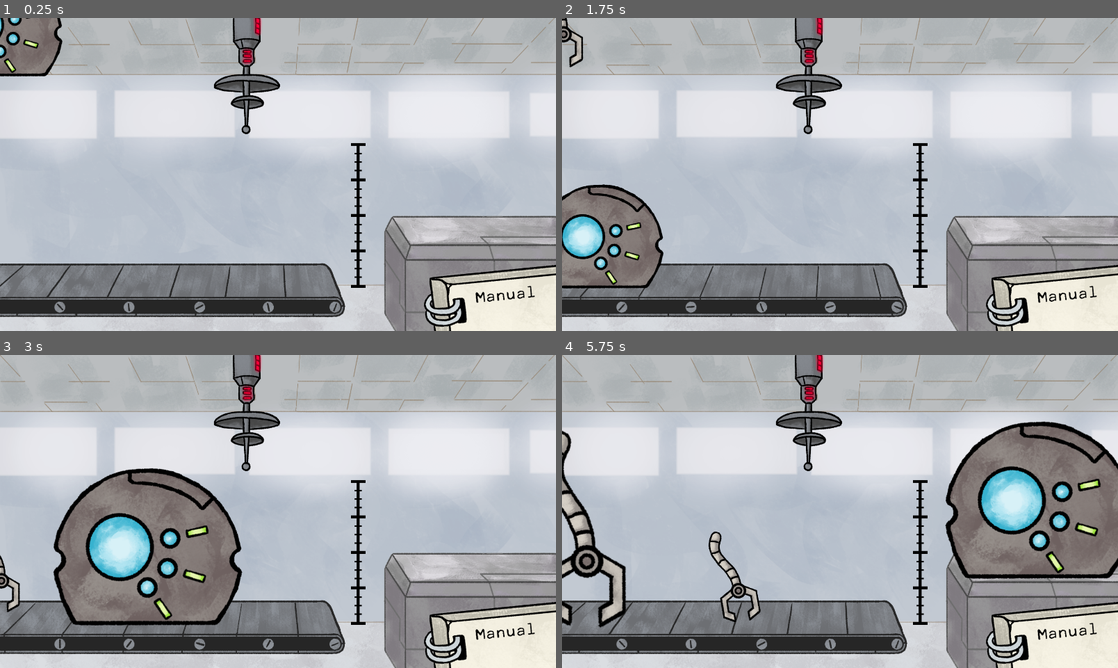
Above: before the commit, frames 1-4 (two rows, left to right).
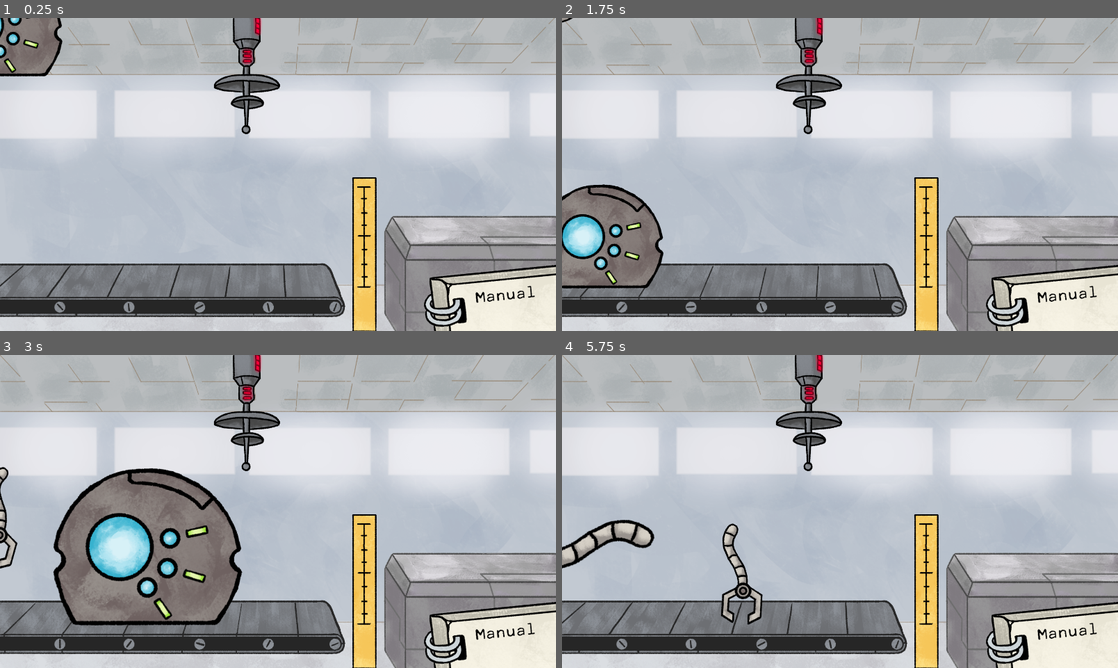
Above: after the commit, the same moments.

Repository: saadjiqbal/tip-the-scales
Game: Godot game, scene res://scenes/game.tscn
The game is run twice, just before and just after one commit, with the same random seed, the same clock (stepped at 60 frames per second) and the same inputs. The project has no main scene, so this scene is started directly.
Inputs (mouse positions are in pixels of both pictures, inside the frame that each line leads up to):
- Up to frame 1 (0.25 s): no input
- Up to frame 2 (1.75 s): tap Enter (ui_accept) at 0.5, 0.77, 1.52 s; move the mouse to (962, 158) at 0.52 s; press the mouse at (962, 158) at 0.53 s; move the mouse to (728, 190) at 1.27 s; release the mouse at (728, 190) at 1.28 s; right-click (728, 190) at 1.35 s; click (728, 190) at 1.42 s
- Up to frame 3 (3 s): move the mouse to (61, 574) at 2.02 s; press the mouse at (61, 574) at 2.03 s; move the mouse to (0, 495) at 2.77 s; release the mouse at (0, 495) at 2.78 s; right-click (0, 495) at 2.85 s; click (0, 495) at 2.92 s
- Up to frame 4 (5.75 s): tap Enter (ui_accept) at 3.02, 3.77, 4.52 s; move the mouse to (1006, 558) at 3.52 s; press the mouse at (1006, 558) at 3.53 s; move the mouse to (673, 464) at 4.27 s; release the mouse at (673, 464) at 4.28 s; right-click (673, 464) at 4.35 s; click (673, 464) at 4.42 s; move the mouse to (562, 426) at 5.02 s; press the mouse at (562, 426) at 5.03 s

The runs differ from the first frame. In frame 1, 2.2% of the frame differs, in the area x 63-68%, y 40-100%; in frame 2, 2.5%; in frame 3, 3.0%; in frame 4, 20%, in the area x 0-100%, y 21-100%.

Commit message:
Updates to the scanner system

Diff:
--- a/scenes/game.tscn
+++ b/scenes/game.tscn
@@ -3,9 +3,9 @@
 [ext_resource type="Script" path="res://scripts/game.gd" id="1_nx7mq"]
 [ext_resource type="Texture2D" uid="uid://dypkmni1io311" path="res://sprites/backgrounds/background.png" id="2_8jt7c"]
 [ext_resource type="PackedScene" uid="uid://byfxcixpc3i6f" path="res://scenes/conveyor_belt.tscn" id="3_f8gkv"]
-[ext_resource type="Texture2D" uid="uid://63ek7v7otbi7" path="res://sprites/place_holder_art/Temp_Ruler.png" id="4_ein4x"]
 [ext_resource type="PackedScene" uid="uid://bqtmnirqb2oaw" path="res://scenes/platform.tscn" id="5_31v04"]
 [ext_resource type="PackedScene" uid="uid://cmqhipa1dja3t" path="res://scenes/scanner.tscn" id="5_t77b4"]
+[ext_resource type="Texture2D" uid="uid://qdnfrxbellc1" path="res://sprites/ruler.png" id="6_6otky"]
 [ext_resource type="PackedScene" uid="uid://l5sgoluep11v" path="res://scenes/teleporter.tscn" id="7_x186n"]
 [ext_resource type="AudioStream" uid="uid://bp85jp075xji8" path="res://Audio/Music/S06_E06_GMTK_2024.mp3" id="8_8ehep"]
 [ext_resource type="PackedScene" uid="uid://iy4a2pn8v7uq" path="res://manual.tscn" id="8_d6nrw"]
@@ -26,8 +26,8 @@
 [node name="ConveyorBelt" parent="." instance=ExtResource("3_f8gkv")]
 
 [node name="Ruler" type="Sprite2D" parent="."]
-position = Vector2(1237, 681)
-texture = ExtResource("4_ein4x")
+position = Vector2(1258, 817)
+texture = ExtResource("6_6otky")
 
 [node name="Scanner" parent="." instance=ExtResource("5_t77b4")]
 position = Vector2(2026, 756)
--- a/scenes/objects/antenna_0.tscn
+++ b/scenes/objects/antenna_0.tscn
@@ -1,30 +1,29 @@
-[gd_scene load_steps=6 format=3 uid="uid://cplpp2mrkm7cg"]
+[gd_scene load_steps=6 format=3 uid="uid://dse7ikrhar230"]
 
 [ext_resource type="Script" path="res://scripts/object_resize.gd" id="1_td8tf"]
 [ext_resource type="Texture2D" uid="uid://cqkayfni6cerd" path="res://sprites/parts/antenna_0.png" id="2_74fcd"]
 [ext_resource type="AudioStream" uid="uid://f1tduffby4tp" path="res://Audio/SFX/SFX_Ratchet.wav" id="3_sm087"]
 
 [sub_resource type="RectangleShape2D" id="RectangleShape2D_fkdjl"]
-size = Vector2(244, 69)
+size = Vector2(84, 176)
 
 [sub_resource type="RectangleShape2D" id="RectangleShape2D_jn520"]
-size = Vector2(243, 69)
+size = Vector2(83, 261)
 
 [node name="antenna_0" type="RigidBody2D"]
-visible = false
 script = ExtResource("1_td8tf")
 
 [node name="Sprite2D" type="Sprite2D" parent="."]
 texture = ExtResource("2_74fcd")
 
 [node name="CollisionShape2D" type="CollisionShape2D" parent="."]
-position = Vector2(1, 5.5)
+position = Vector2(0, 44)
 shape = SubResource("RectangleShape2D_fkdjl")
 
 [node name="Area2D" type="Area2D" parent="."]
 
 [node name="CollisionShape2D" type="CollisionShape2D" parent="Area2D"]
-position = Vector2(1.5, 5.5)
+position = Vector2(0.5, 1.5)
 shape = SubResource("RectangleShape2D_jn520")
 
 [node name="AudioStreamPlayer" type="AudioStreamPlayer" parent="."]
--- a/scenes/objects/arm_0.tscn
+++ b/scenes/objects/arm_0.tscn
@@ -11,6 +11,7 @@
 size = Vector2(147, 341)
 
 [node name="arm_0" type="RigidBody2D"]
+rotation = 1.5708
 script = ExtResource("1_r0juf")
 
 [node name="Sprite2D" type="Sprite2D" parent="."]
--- a/scenes/scanner.tscn
+++ b/scenes/scanner.tscn
@@ -1,6 +1,8 @@
-[gd_scene load_steps=2 format=3 uid="uid://cmqhipa1dja3t"]
+[gd_scene load_steps=4 format=3 uid="uid://cmqhipa1dja3t"]
 
 [ext_resource type="Script" path="res://scripts/scanner.gd" id="1_xwwgi"]
+[ext_resource type="AudioStream" uid="uid://7tgxlon8es3q" path="res://Audio/SFX/SFX_Good_Job.wav" id="2_c16gm"]
+[ext_resource type="AudioStream" uid="uid://cfaoigfmj8w8n" path="res://Audio/SFX/SFX_Bad_Job.wav" id="3_ua1mn"]
 
 [node name="Scanner" type="Node2D"]
 script = ExtResource("1_xwwgi")
@@ -8,3 +10,11 @@
 [node name="RayCast2D" type="RayCast2D" parent="."]
 scale = Vector2(7, 15)
 target_position = Vector2(-100, 0)
+
+[node name="Good_job" type="AudioStreamPlayer" parent="."]
+stream = ExtResource("2_c16gm")
+volume_db = 8.145
+
+[node name="Bad_job" type="AudioStreamPlayer" parent="."]
+stream = ExtResource("3_ua1mn")
+volume_db = 9.398
--- a/scripts/game.gd
+++ b/scripts/game.gd
@@ -13,7 +13,7 @@
 var robot_01_level : bool = true
 
 var part_number : int = 0
-
+var randomize_scale : float
 var space_avaialable : bool
 
 # Called when the node enters the scene tree for the first time.
--- a/scripts/scanner.gd
+++ b/scripts/scanner.gd
@@ -1,4 +1,8 @@
 extends Node2D
+
+
+var max_scale : Vector2 = Vector2(0.5, 0.55)
+var min_scale : Vector2 = Vector2(0.4, 0.35)
 
 
 # Called when the node enters the scene tree for the first time.
@@ -13,5 +17,11 @@
 		var object_name = $RayCast2D.get_collider().name
 		#This gets the scale of the sprite connected to the object
 		var object_scale = $RayCast2D.get_collider().get_child(0).scale
+		if object_scale < max_scale && object_scale > min_scale:
+			$RayCast2D.get_collider().queue_free()
+			$Good_job.play()
+		else:
+			$RayCast2D.get_collider().queue_free()
+			$Bad_job.play()
 		print(object_scale)
 		print(object_name)
